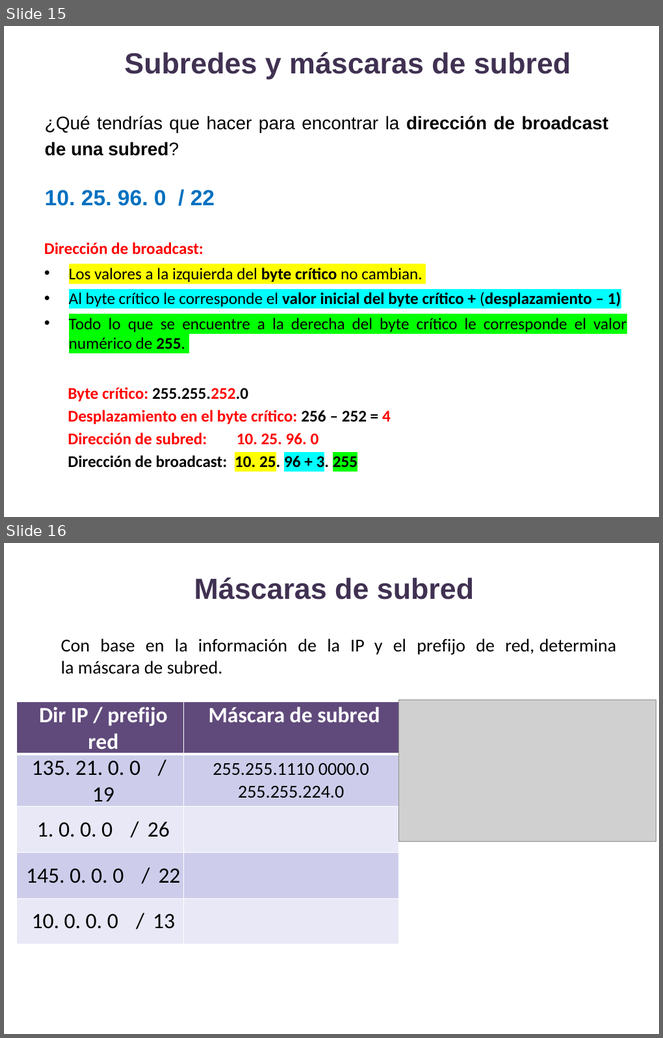
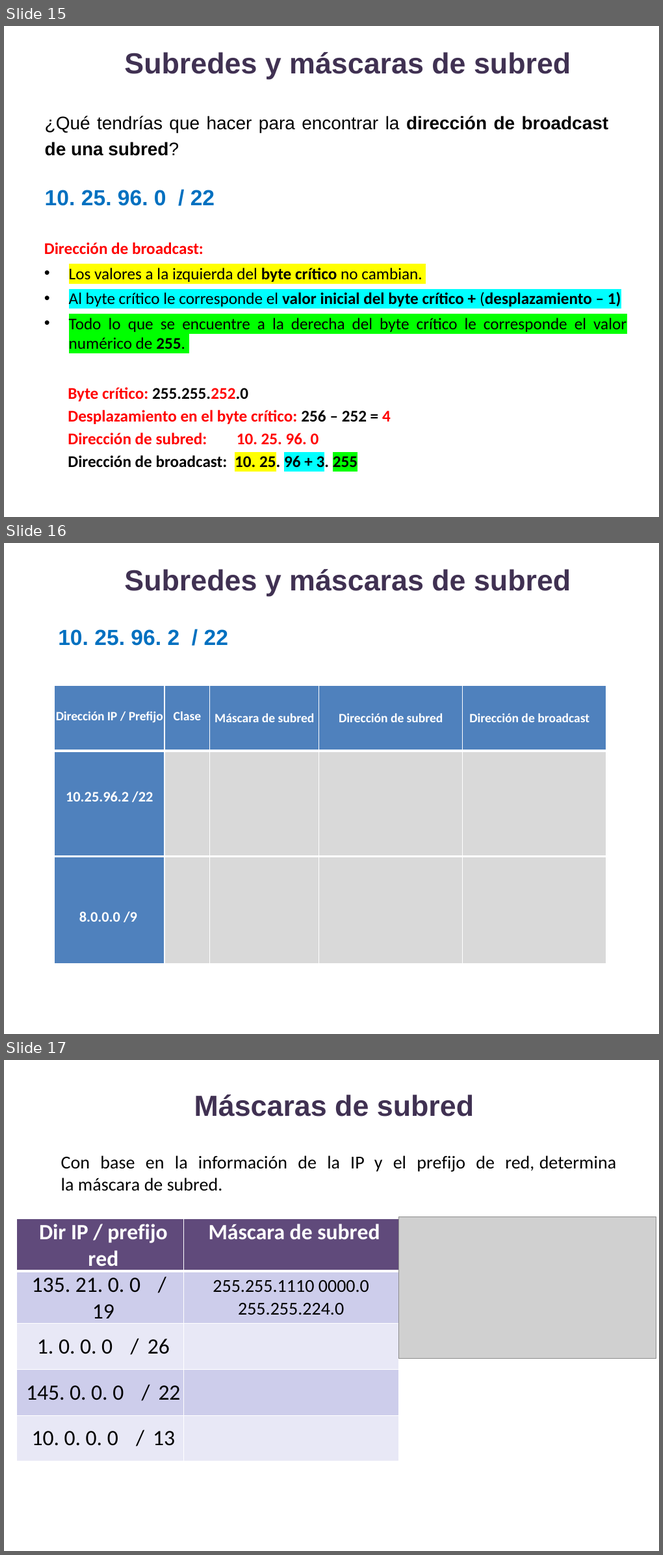
Before and after one commit to lizetheP/Seguridad, a slide deck: Calendario2025/Presentaciones/2_DireccionamientoIPv4.pptx. Shown one above the other, each under a label of ours: slides 15 and 16 before the commit, slides 15, 16 and 17 after it. The pictures are 663x1038 and 663x1555 pixels, drawn with LibreOffice and Linux fonts; fonts in the diff are those of the drawing; grey boxes stand for pictures. Boxes give left, top, right and bottom in pixels: in the first picture for what was removed or moved away, otherwise in the second. Text is boxed around its words. In the diff, an @@ line names an element or a change of style, - is before the commit and + after.

```diff
--- a/Calendario2025/Presentaciones/2_DireccionamientoIPv4.pptx
+++ b/Calendario2025/Presentaciones/2_DireccionamientoIPv4.pptx
@@ slide 16 added at (x1=4, y1=543, x2=659, y2=1034), background #FFFFFF @@
@@ title added at (x1=124, y1=569, x2=571, y2=596), 32 pt, text #403152, bold @@
+Subredes y máscaras de subred
@@ text added at (x1=58, y1=629, x2=228, y2=646), 24 pt, text #0070C0, bold @@
+10. 25. 96. 2 / 22
@@ table added at (x1=55, y1=686, x2=606, y2=964), 3 rows, 5 columns @@
+Dirección IP / Prefijo | Clase | Máscara de subred | Dirección de subred | Dirección de broadcast
+10.25.96.2 /22 |  |  |  | 
+8.0.0.0 /9 |  |  |  | 
@@ what was slide 16 is now slide 17 @@
```
Also in this commit, not shown: 23 other files.
